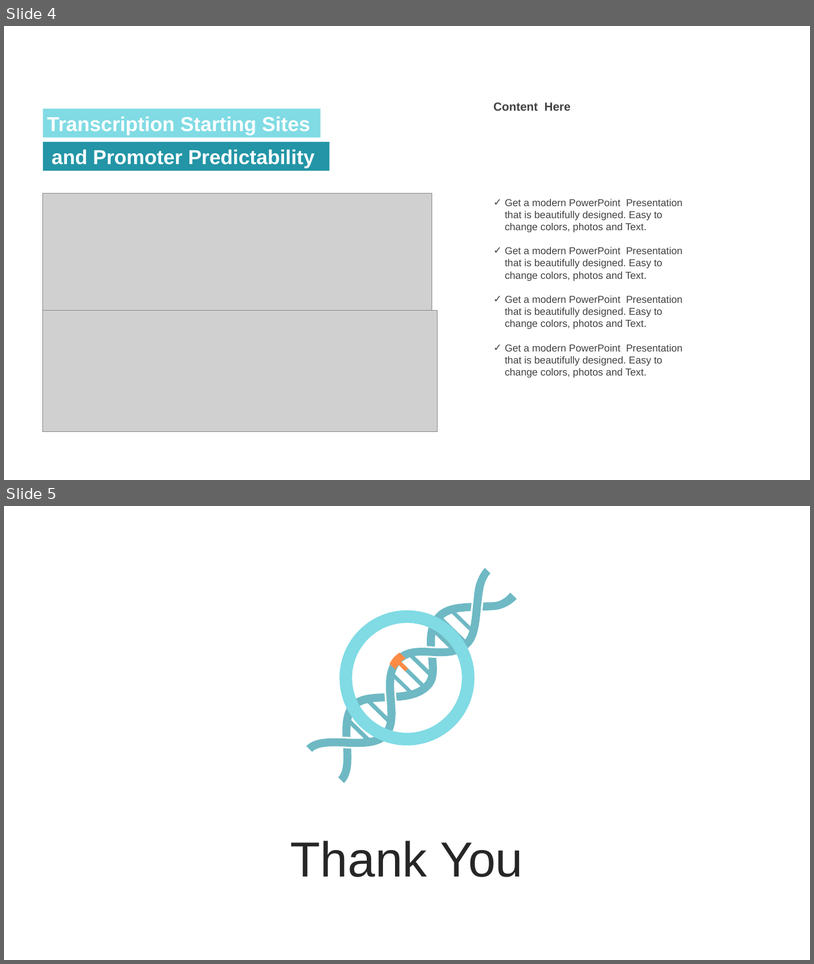
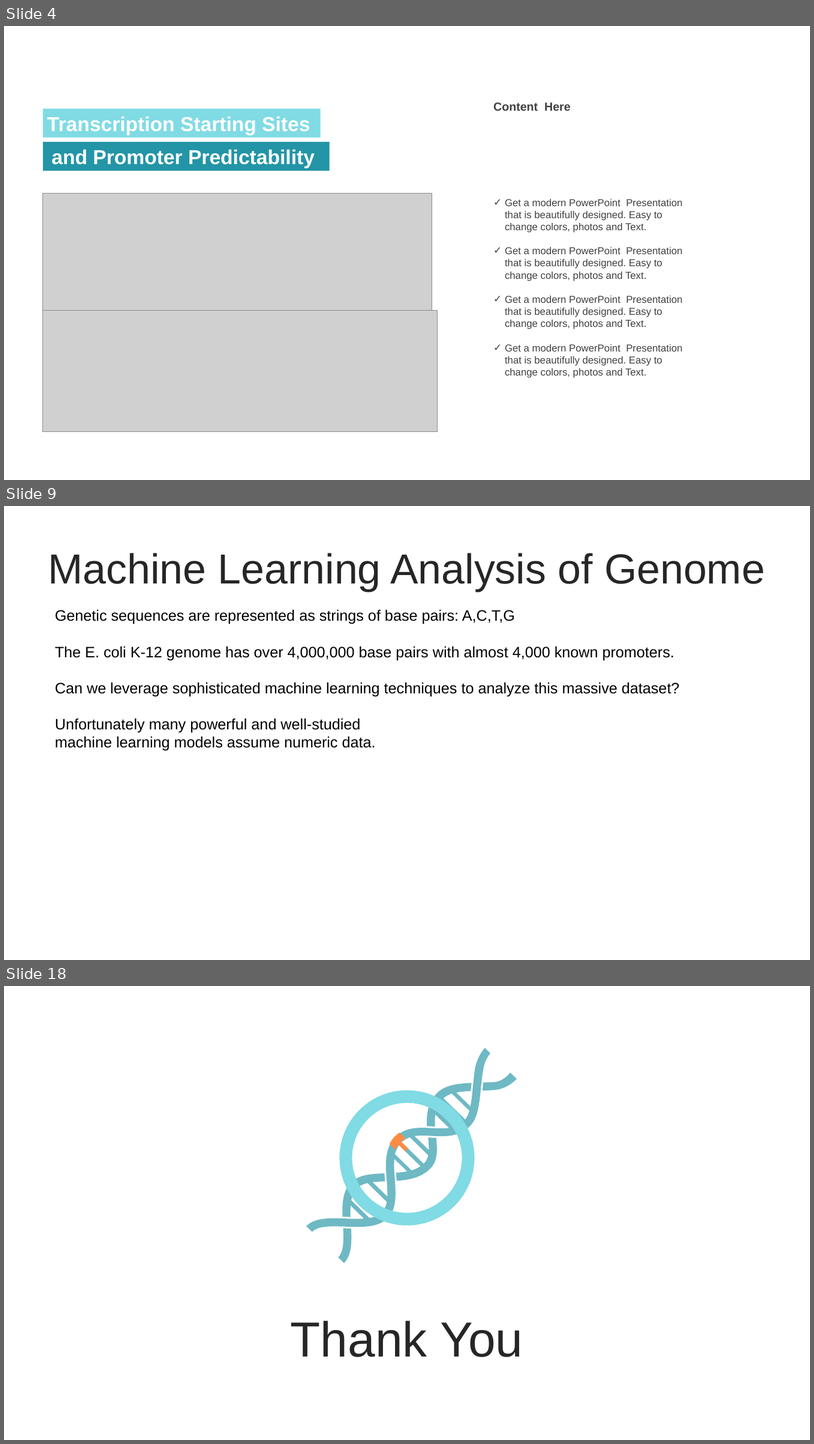
Before and after one commit to jokesire/CSCI4314_FinalProject, a slide deck: Presentation1.pptx. Shown one above the other, each under a label of ours: slides 4 and 5 before the commit, slides 4, 9 and 18 after it; the slides between them are not shown. The pictures are 814x964 and 814x1444 pixels, drawn with LibreOffice and Linux fonts; fonts in the diff are those of the drawing; grey boxes stand for pictures. Boxes give left, top, right and bottom in pixels: in the first picture for what was removed or moved away, otherwise in the second. Text is boxed around its words. In the diff, an @@ line names an element or a change of style, - is before the commit and + after.

```diff
--- a/Presentation1.pptx
+++ b/Presentation1.pptx
@@ slide 9 added at bbox=[4, 506, 810, 960], background #FFFFFF @@
@@ text added at bbox=[48, 553, 765, 592], 50 pt, text #262626 @@
+Machine Learning Analysis of Genome
@@ text added at bbox=[55, 609, 680, 697], 18 pt, text #000000 @@
+Genetic sequences are represented as strings of base pairs: A,C,T,G
+The E. coli K-12 genome has over 4,000,000 base pairs with almost 4,000 known promoters.
+Can we leverage sophisticated machine learning techniques to analyze this massive dataset?
@@ text added at bbox=[55, 718, 376, 751], 18 pt, text #000000 @@
+Unfortunately many powerful and well-studied machine learning models assume numeric data.
@@ what was slide 5 is now slide 18 @@
```
Also in this commit, not shown: 12 other slides added, 7 other files.
